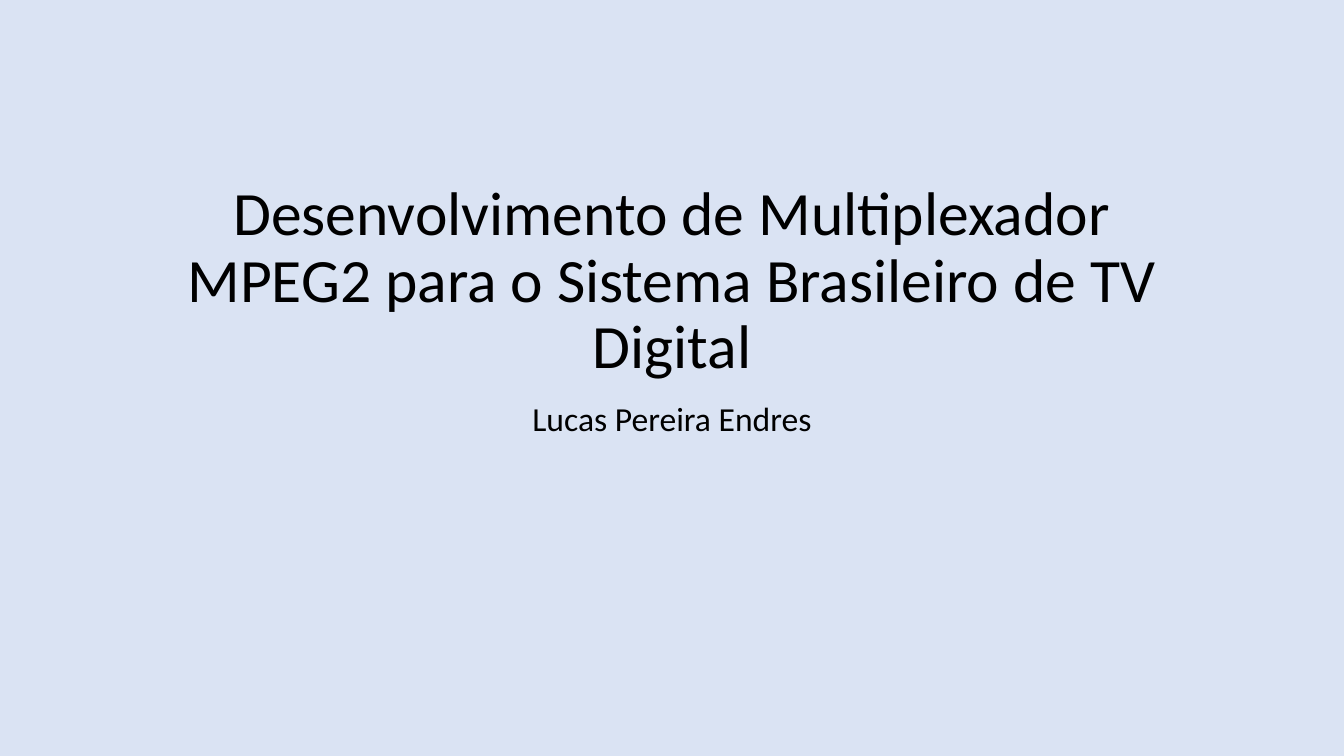
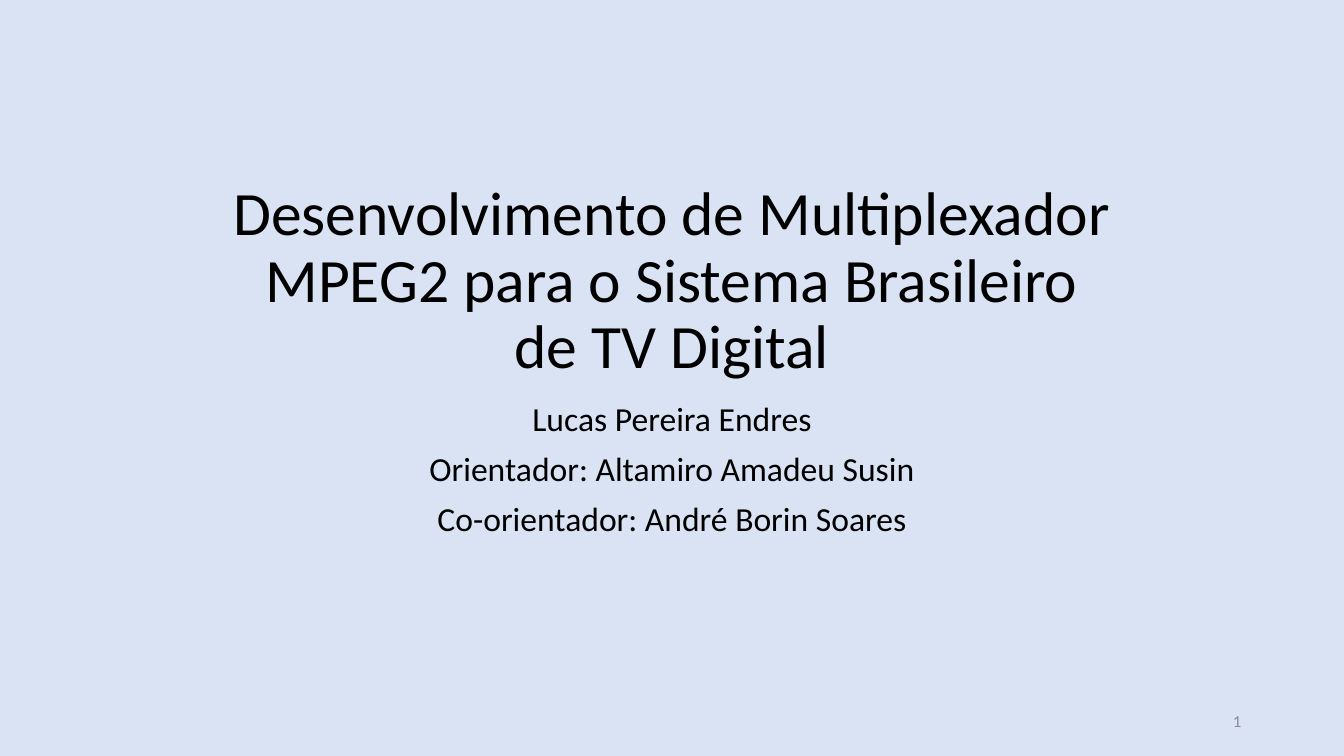
Before and after one commit to nasall2/TCC, a slide deck: slide 1 of relatorio/abntex2-modelos-1.9.2/figuras/apresentacao.pptx. Drawn at 1344x756 pixels with LibreOffice and Linux fonts; fonts in the diff are those of the drawing. Boxes give left, top, right and bottom in pixels: in the first picture for what was removed or moved away, otherwise in the second. Text is boxed around its words. In the diff, an @@ line names an element or a change of style, - is before the commit and + after.

```diff
--- a/relatorio/abntex2-modelos-1.9.2/figuras/apresentacao.pptx
+++ b/relatorio/abntex2-modelos-1.9.2/figuras/apresentacao.pptx
@@ title "Desenvolvimento de Multiplexador MPEG2 para ..." rewrapped from (x1=188, y1=192, x2=1155, y2=379) to (x1=233, y1=192, x2=1109, y2=379) @@
@@ subtitle at (x1=429, y1=457, x2=915, y2=532): paragraphs added @@
+Orientador: Altamiro Amadeu Susin
+Co-orientador: André Borin Soares
@@ page number added at (x1=1233, y1=716, x2=1241, y2=727), 12 pt, text #8C8C8C @@
+1
```
Also in this commit, not shown: 18 other slides changed, 4 slides added, 3 slides removed.
